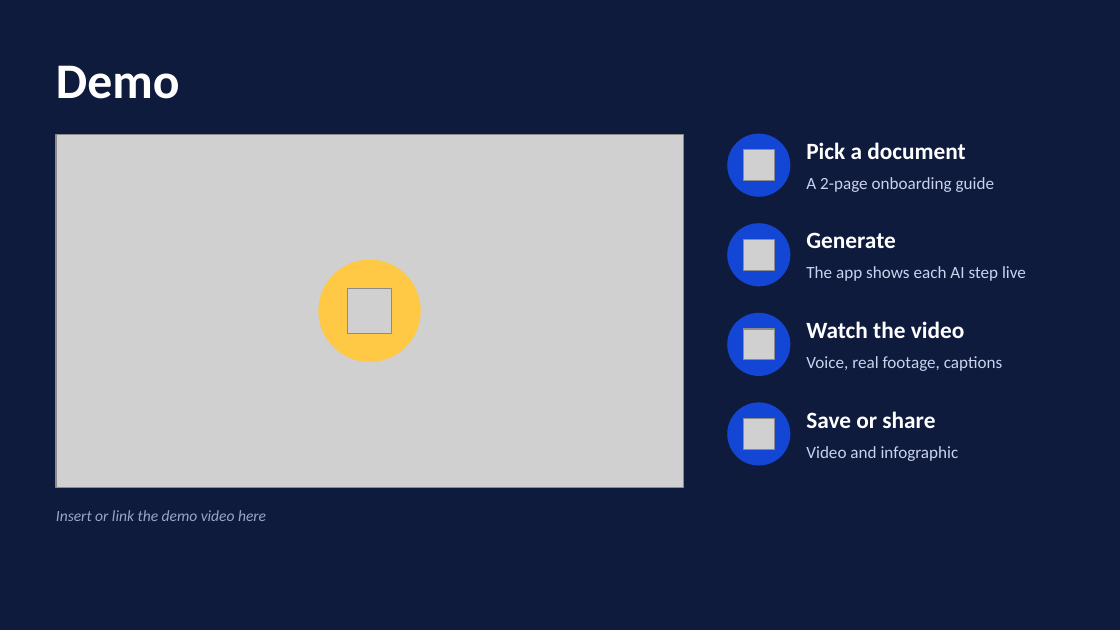
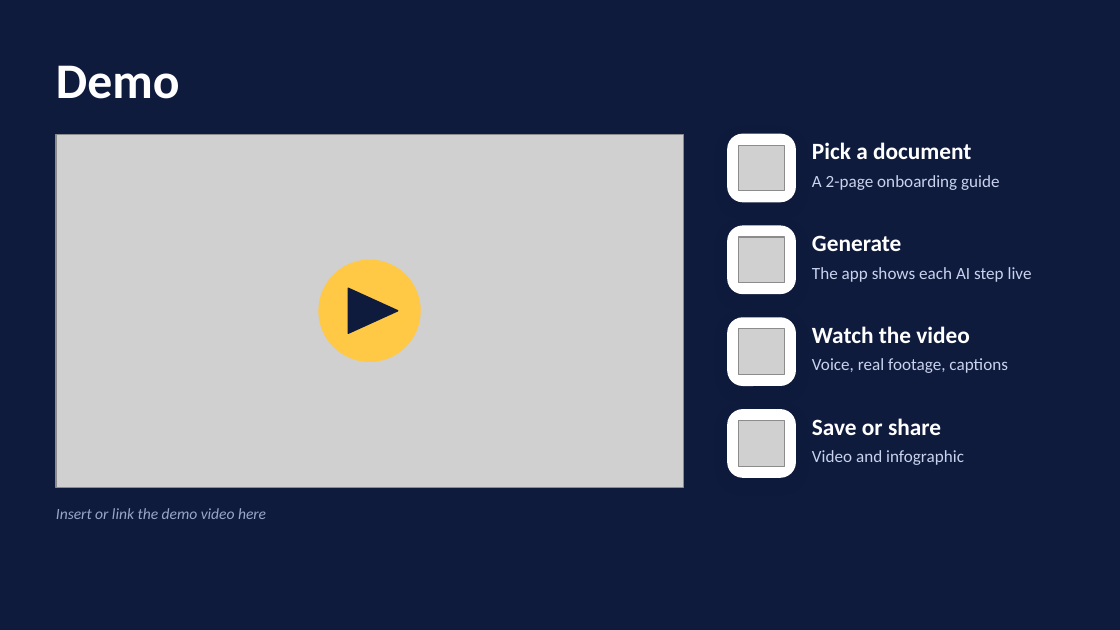
Before and after one commit to phucdhcoder19/smart-tutor, a slide deck: slide 3 of docs/SmartTutor-presentation.pptx. Drawn at 1120x630 pixels with LibreOffice and Linux fonts; fonts in the diff are those of the drawing; grey boxes stand for pictures. Boxes give left, top, right and bottom in pixels: in the first picture for what was removed or moved away, otherwise in the second. Text is boxed around its words. In the diff, an @@ line names an element or a change of style, - is before the commit and + after.

Commit message:
Final: demo video link and presentation

```diff
--- a/docs/SmartTutor-presentation.pptx
+++ b/docs/SmartTutor-presentation.pptx
@@ rounded rectangle: place and size @@
-rounded rectangle at (728,134,790,196)
+rounded rectangle at (728,134,795,202)
@@ picture: place and size @@
-picture at (744,150,775,181)
+picture at (739,146,785,192)
@@ rounded rectangle: place and size @@
-rounded rectangle at (728,224,790,286)
+rounded rectangle at (728,226,795,293)
@@ picture: place and size @@
-picture at (744,240,775,271)
+picture at (739,237,785,283)
@@ picture removed at (347,289,392,334) @@
@@ triangle added at (348,289,398,334), fill #0F1B3D, outline #0F1B3D 1 pt @@
@@ rounded rectangle: place and size @@
-rounded rectangle at (728,314,790,375)
+rounded rectangle at (728,318,795,385)
@@ picture: place and size @@
-picture at (744,329,775,361)
+picture at (739,329,785,375)
@@ ellipse to rounded rectangle; fill #1446D6 to #FFFFFF; outline #1446D6 1 pt to #FFFFFF 1 pt; shadow on in 4 elements at (728,134,795,202), (728,226,795,293), (728,318,795,385), (728,410,795,477) @@
@@ rounded rectangle: place and size @@
-rounded rectangle at (728,403,790,465)
+rounded rectangle at (728,410,795,477)
@@ text "Save or share": place and size @@
-text "Save or share" at (806,411,935,428)
+text "Save or share" at (812,418,941,435)
@@ picture: place and size @@
-picture at (744,419,775,450)
+picture at (739,421,785,467)
@@ vertical alignment middle to top in 9 elements at (56,508,266,519), (812,142,971,159), (812,175,1000,190), (812,235,901,251), (812,267,1032,282), (812,326,970,343), (812,358,1008,373), (812,418,941,435), (812,450,964,465) @@
```
Also in this commit, not shown: 6 other slides changed, 1 slide added, 2 other files.
